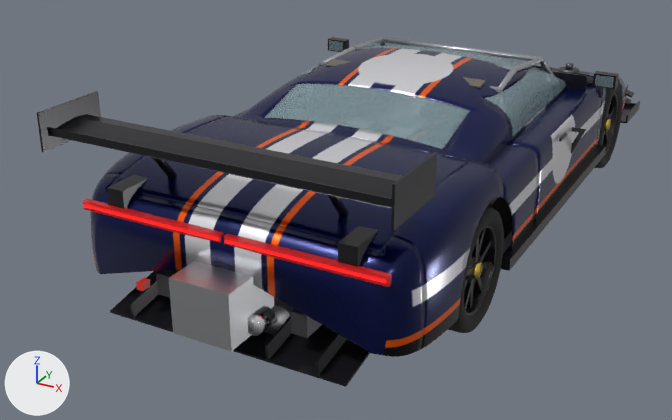
One commit to the Blender file exports/midship.blend: the scene before it, then after it.
Camera for both pictures: a 50 mm camera at (2.39, -5.55, 2.6) aimed at (-0.38, -0.52, 0.08). Lighting does not change. The marker at lower left points along +X, +Y and +Z. The first picture is the older version.

Names of what the first picture shows: 'Body_Rear', 'Body_Sides', 'Bumper_R', 'Diffuser', 'Door_FR', 'Exhaust', 'Gearbox', 'RearWing', 'Rear_Glass', 'Roof_Pillars', 'Taillight_R', 'Trunk', 'Window_FR' and 28 more.
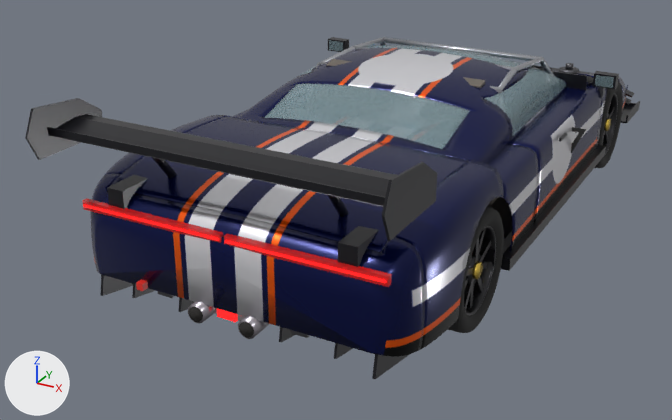
What differs and where, as boxes (x1, y1, x2, y2) in the pictures (672 x 420 px; the box of a moved part takes in the faces that stretch with it):
'RearWing', reshaped: before (37, 91, 437, 231); after (25, 98, 437, 241)
'Diffuser', reshaped: before (110, 271, 370, 387); after (100, 274, 410, 379)
'Gearbox', reshaped (mostly hidden afterwards): before (169, 261, 274, 352); after (215, 308, 245, 321)
'Exhaust', reshaped: before (247, 305, 291, 336); after (188, 301, 269, 339)
part 1 of me_bumper_r, moved or reshaped (not visible before): after (102, 267, 370, 353)
part 2 of me_exhaust, added: after (188, 301, 215, 324)
part 3 of me_exhaust, added: after (189, 307, 203, 322)
part 4 of me_exhaust, added: after (238, 316, 269, 339)
part 5 of me_exhaust, added: after (239, 322, 254, 338)
part 6 of me_exhaust, deleted: before (264, 305, 291, 335)
part 7 of me_exhaust, deleted: before (247, 306, 275, 336)
part 9 of me_rearwing, rebuilt (19% wider): before (391, 152, 437, 231); after (382, 162, 437, 241)
part 10 of me_rearwing, rebuilt (20% wider): before (37, 91, 101, 152); after (25, 98, 102, 160)
part 11 of me_diffuser, added: after (217, 308, 238, 322)
part 12 of me_diffuser, rebuilt (not visible afterwards): before (110, 271, 370, 387)
part 13 of me_diffuser, deleted (black): before (129, 279, 158, 317)
part 14 of me_diffuser, deleted (black): before (315, 334, 347, 375)
part 15 of me_diffuser, built on: before (265, 316, 291, 359); after (100, 274, 410, 379)

The change, as a list of edits to the scene's bpy script:
```text
Change me_bumper_r:
    used by ob_bumper_r; parent = ob_body; location = (0.0, 0.0, 0.0)
    verts and faces of me_bumper_r; kept vertices keep their numbers, new ones are numbered from 1010
    remove me_bumper_r.from_pydata(...)  # 1010 vertices, 995 faces; spans x -0.96..0.96, y -2.33..-2.12, z 0.27..0.81
    add me_bumper_r.from_pydata(...)  # 1010 vertices, 996 faces; spans x -0.96..0.96, y -2.33..-2.12, z 0.27..0.81
    me_bumper_r part 1
    add delete_faces([(426, 854, 855, 427), (364, 427, 855, 792)])
    add faces += [(364, 427, 426), (792, 854, 855), (364, 426, 854, 792)]
Change me_exhaust:
    used by ob_exhaust; parent = ob_chassis; location = (0.0, 0.0, 0.0)
    remove me_exhaust.from_pydata(...)  # 248 vertices, 200 faces; spans x -0.28..0.28, y -2.39..1.01, z 0.15..0.37
    add me_exhaust.from_pydata(...)  # 344 vertices, 252 faces; spans x -0.33..0.33, y -2.38..1.01, z 0.15..0.44
    me_exhaust part 2: a new loose piece, a 20-sided cylinder along y spanning x -0.2..-0.1, y -2.37..-2.17, z 0.23..0.33, in mat_titanium (grey #b5afb8)
    me_exhaust part 3: a new loose piece, a 20-sided cylinder along y spanning x -0.191..-0.109, y -2.377..-2.365, z 0.239..0.321, in mat_soot (dark grey #302f2d)
    me_exhaust part 4: a new loose piece, a 20-sided cylinder along y spanning x 0.1..0.2, y -2.37..-2.17, z 0.23..0.33, in mat_titanium (grey #b5afb8)
    me_exhaust part 5: a new loose piece, a 20-sided cylinder along y spanning x 0.109..0.191, y -2.377..-2.365, z 0.239..0.321, in mat_soot (dark grey #302f2d)
    me_exhaust part 6: the loose piece of 40 vertices spanning x 0.12..0.28, y -2.23..-1.68, z 0.16..0.32 is deleted
    me_exhaust part 7: the loose piece of 32 vertices spanning x 0.15..0.25, y -2.39..-2.27, z 0.27..0.37 is deleted
    other edits to the shape of me_exhaust do not show in these pictures
    remove me_exhaust.materials.append(mat_chrome)  # white #ededf1
    add me_exhaust.materials.append(mat_titanium)  # grey #b5afb8
    add me_exhaust.materials.append(mat_soot)  # dark grey #302f2d
Change me_gearbox:
    used by ob_gearbox; parent = ob_enginebay; location = (0.0, 0.0, 0.0)
    remove me_gearbox.from_pydata(...)  # 16 vertices, 12 faces; spans x -0.2..0.2, y -2.53..-1.77, z 0.25..0.59
    add me_gearbox.from_pydata(...)  # 16 vertices, 12 faces; spans x -0.2..0.2, y -2.28..-1.58, z 0.25..0.59
    me_gearbox part 8: the loose piece of 8 vertices spanning x -0.17..0.17, y -2.53..-1.91, z 0.25..0.55 is moved by (0.0, 0.25, 0.0)
    other edits to the shape of me_gearbox do not show in these pictures
Change me_rearwing:
    used by ob_rearwing; parent = ob_trunk; location = (0.0, 0.0, 0.0)
    remove me_rearwing.from_pydata(...)  # 82 vertices, 96 faces; spans x -0.96..0.96, y -2.47..-2.0, z 0.79..1.22
    add me_rearwing.from_pydata(...)  # 94 vertices, 120 faces; spans x -0.96..0.96, y -2.56..-2.0, z 0.79..1.25
    me_rearwing part 9: the loose piece of 8 vertices spanning x 0.94..0.96, y -2.47..-2.05, z 1.02..1.22 is rebuilt with 14 vertices and now spans x 0.94..0.96, y -2.56..-2.04, z 0.99..1.25
    me_rearwing part 10: the loose piece of 8 vertices spanning x -0.96..-0.94, y -2.47..-2.05, z 1.02..1.22 is rebuilt with 14 vertices and now spans x -0.96..-0.94, y -2.56..-2.04, z 0.99..1.25
Change me_diffuser:
    used by ob_diffuser; parent = ob_bumper_r; location = (0.0, 0.0, 0.0)
    remove me_diffuser.from_pydata(...)  # 48 vertices, 36 faces; spans x -0.7..0.7, y -2.4..-1.84, z 0.142..0.338
    add me_diffuser.from_pydata(...)  # 72 vertices, 54 faces; spans x -0.82..0.82, y -2.328..-1.433, z 0.007..0.353
    me_diffuser part 11: a new loose piece, a box spanning x -0.055..0.055, y -2.328..-2.308, z 0.27..0.32, in mat_ledred (red #ff0000, glowing red #ff2727)
    me_diffuser part 12: the loose piece of 8 vertices spanning x -0.7..0.7, y -2.392..-1.848, z 0.145..0.255 is rebuilt with 8 vertices and now spans x -0.82..0.82, y -2.311..-1.449, z 0.144..0.336
    me_diffuser part 13: the loose piece of 8 vertices spanning x -0.556..-0.544, y -2.4..-1.84, z 0.142..0.338 is deleted
    me_diffuser part 14: the loose piece of 8 vertices spanning x 0.544..0.556, y -2.4..-1.84, z 0.142..0.338 is deleted
    me_diffuser part 15: 16 vertices removed from x -0.281..0.281, y -2.4..-1.84, z 0.142..0.338; 48 vertices added at x -0.818..0.818, y -2.327..-1.433, z 0.007..0.353
    other edits to the shape of me_diffuser do not show in these pictures
    add me_diffuser.materials.append(mat_ledred)  # red #ff0000, glowing red #ff2727
```
